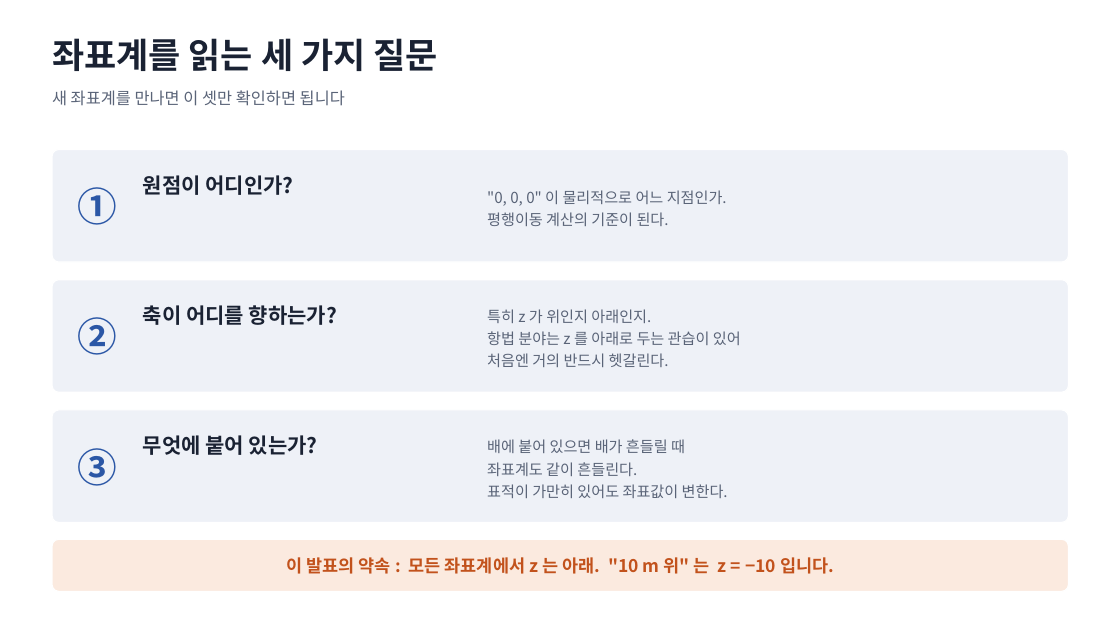
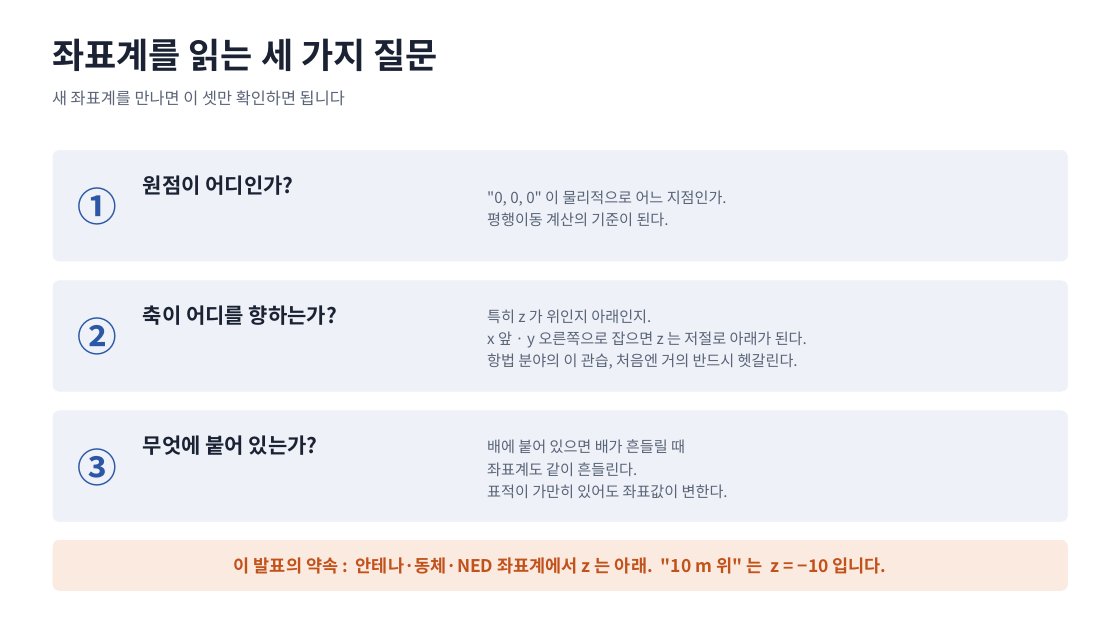
Before and after one commit to harley-hwan/IpcProc, a slide deck: slide 5 of Part2_CoordFrames/ref/산출물/Chapter2_coordinate_systems.pptx. Drawn at 1120x630 pixels with LibreOffice and Linux fonts; fonts in the diff are those of the drawing. Boxes give left, top, right and bottom in pixels: in the first picture for what was removed or moved away, otherwise in the second. Text is boxed around its words. In the diff, an @@ line names an element or a change of style, - is before the commit and + after.

Commit message:
docs(part2): 발표자료 초심자용으로 보완, 4장·7장 그림 재구성
- 4장을 "한 표적을 여러 좌표계가 재는 장면" 그림 중심으로 다시 구성
- 7장 그림을 같은 배·표적 위에 축만 90° 돌린 형태로 교체
- 오류 수정(z 약속 범위, UV asin→atan2, 곡률 786 m)과 초심자용 설명 보강
- txt 방위각 오기 20→30도 수정

```diff
--- a/Part2_CoordFrames/ref/산출물/Chapter2_coordinate_systems.pptx
+++ b/Part2_CoordFrames/ref/산출물/Chapter2_coordinate_systems.pptx
@@ text at box(487, 331, 807, 369): text changed @@
-항법 분야는 z 를 아래로 두는 관습이 있어
-처음엔 거의 반드시 헷갈린다.
+x 앞 · y 오른쪽으로 잡으면 z 는 저절로 아래가 된다.
+항법 분야의 이 관습, 처음엔 거의 반드시 헷갈린다.
@@ text at box(234, 557, 887, 574): text changed @@
-이 발표의 약속 : 모든 좌표계에서 z 는 아래. "10 m 위" 는 z = −10 입니다.
+이 발표의 약속 : 안테나·동체·NED 좌표계에서 z 는 아래. "10 m 위" 는 z = −10 입니다.
```
Also in this commit, not shown: 15 other slides changed, 10 other files.
